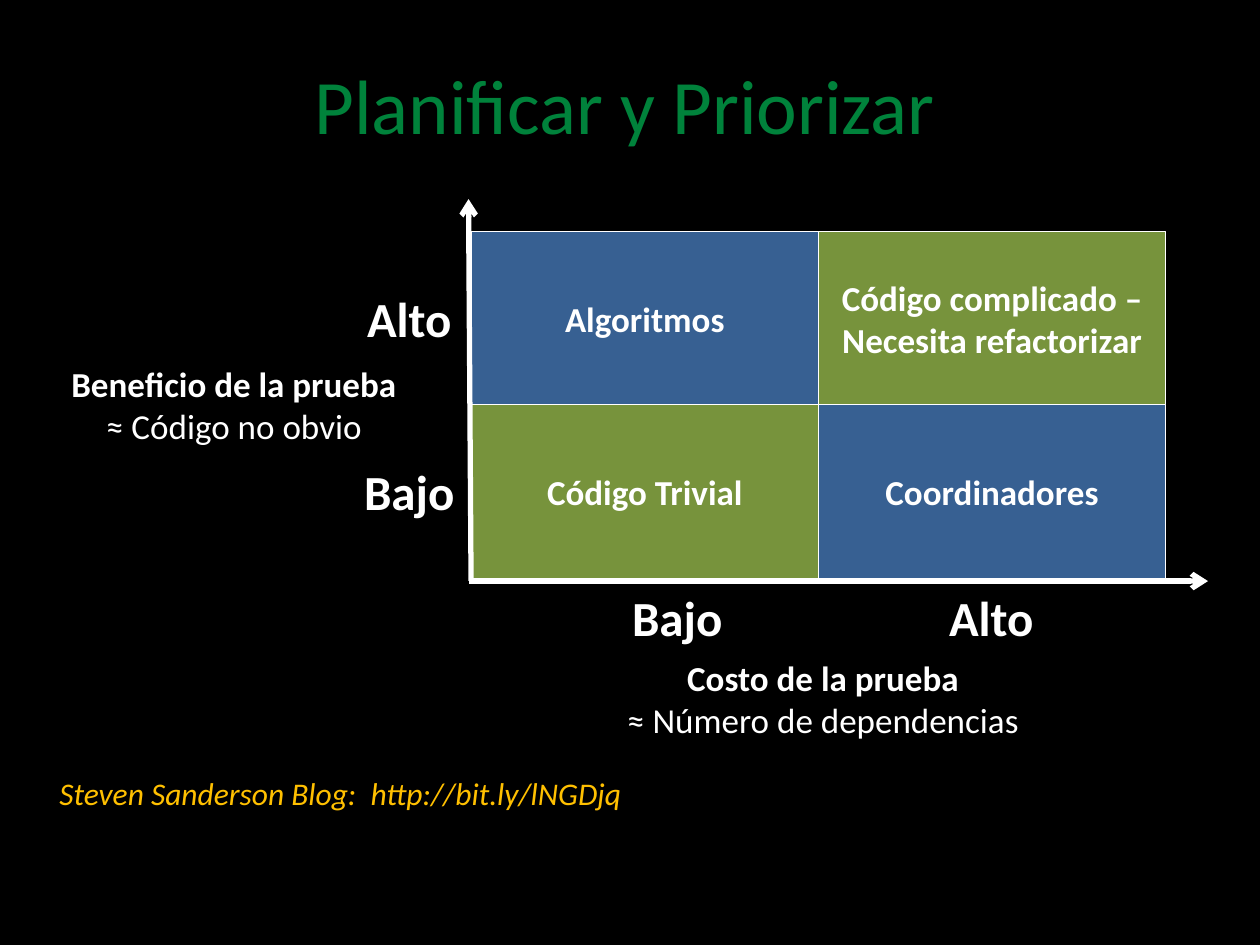
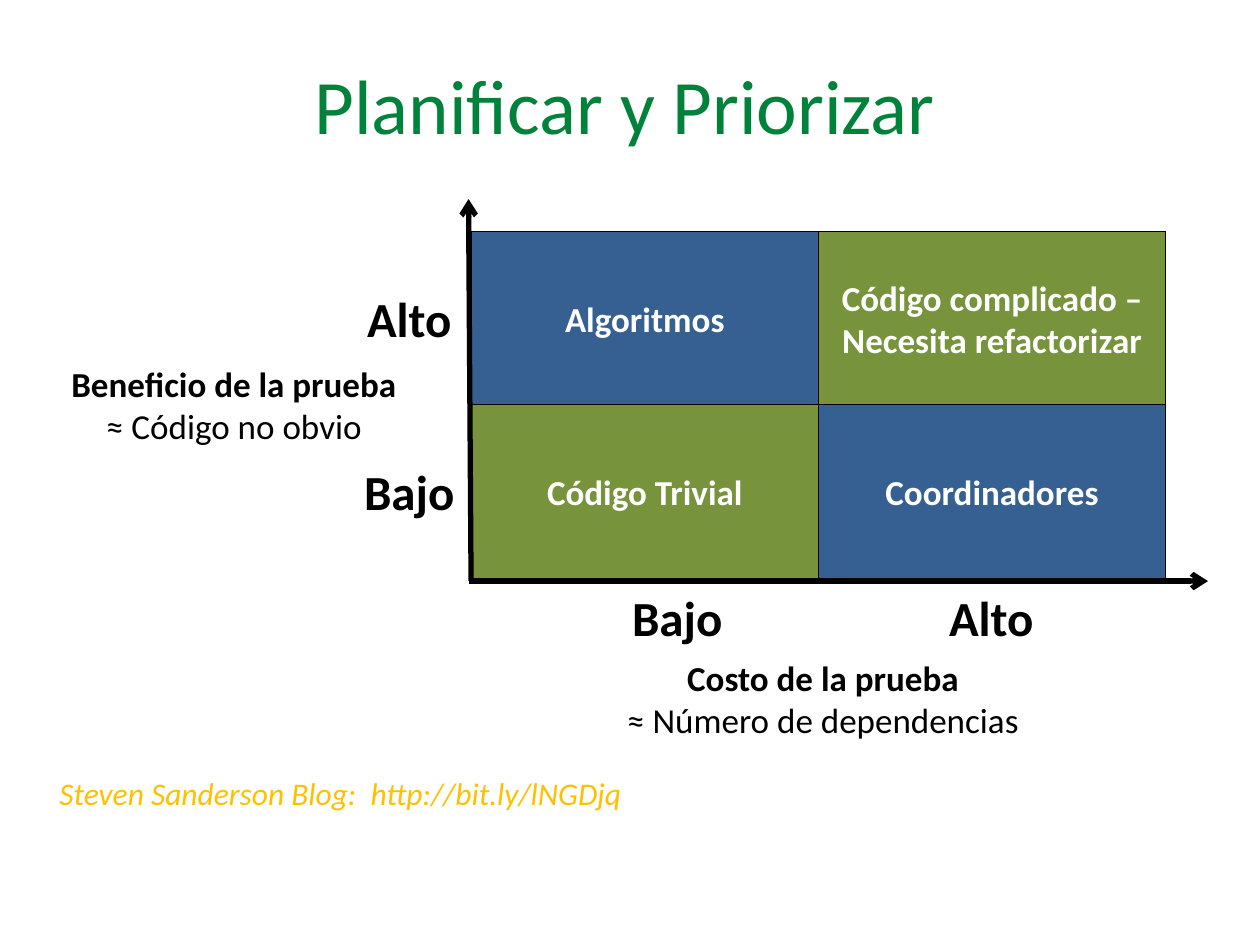
Before and after one commit to angelnunezsalazar/Test-Automation-Java, a slide deck: slide 3 of Diapositivas/6. Legacy Code.pptx (slide 4 before the commit). Drawn at 1260x945 pixels with LibreOffice and Linux fonts; fonts in the diff are those of the drawing; background and template pictures are left out. Boxes give left, top, right and bottom in pixels: in the first picture for what was removed or moved away, otherwise in the second. Text is boxed around its words. In the diff, an @@ line names an element or a change of style, - is before the commit and + after.

```diff
--- a/Diapositivas/6. Legacy Code.pptx
+++ b/Diapositivas/6. Legacy Code.pptx
@@ background picture (left out) to #FFFFFF @@
@@ arrow (471, 581) - (469, 199): stroke #FFFFFF 3 pt to #000000 3 pt @@
@@ text colour #FFFFFF to #000000 in 6 elements at box(632, 601, 722, 645), box(949, 601, 1033, 637), box(364, 475, 454, 519), box(367, 302, 451, 338), box(653, 666, 1019, 739), box(71, 372, 396, 445) @@
@@ outline #FFFFFF 0.25 pt to #000000 0.25 pt in 4 elements at box(471, 232, 819, 406), box(819, 232, 1167, 406), box(471, 404, 819, 578), box(819, 404, 1167, 578) @@
@@ arrow (469, 581) - (1208, 581): stroke #FFFFFF 3 pt to #000000 3 pt @@
```
Also in this commit, not shown: 18 other slides changed, 1 slide removed.
